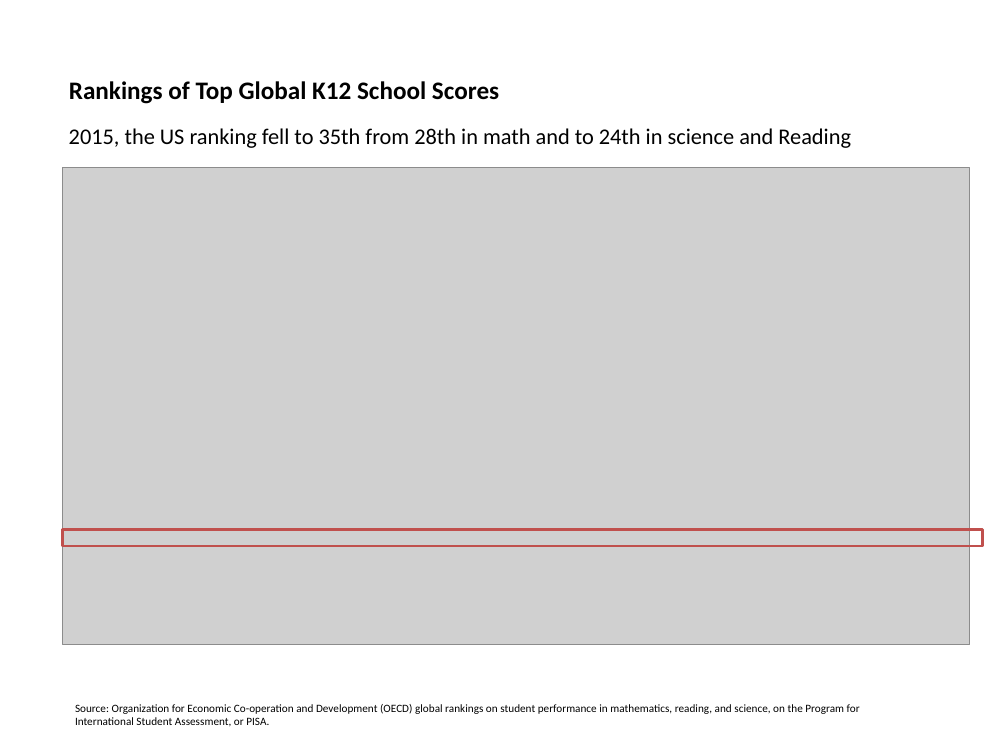
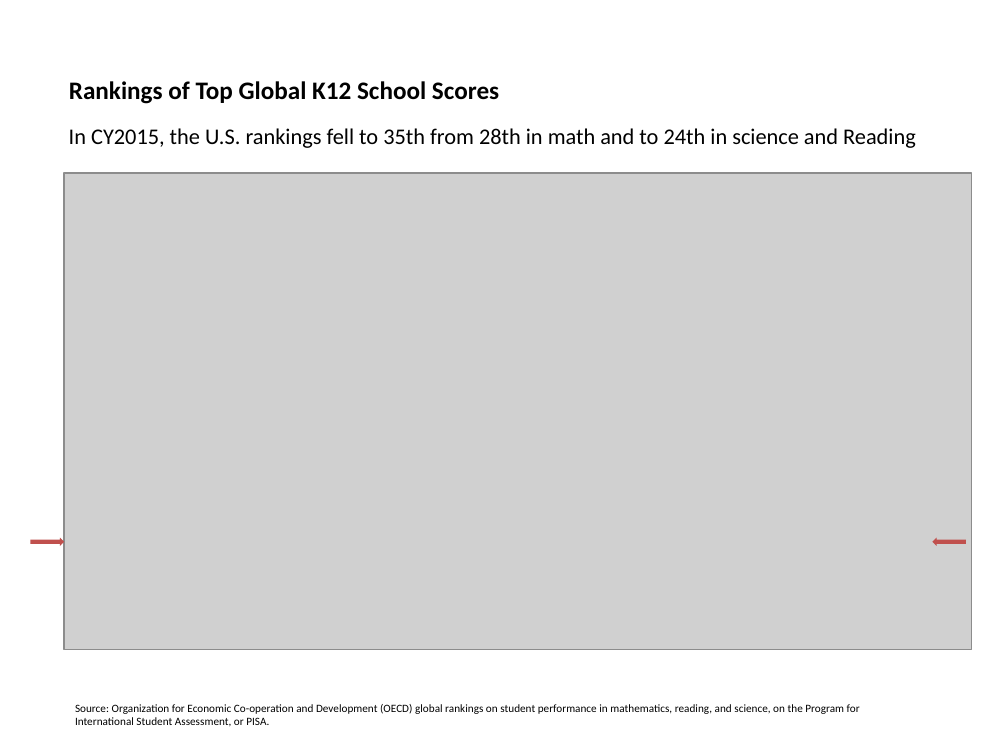
Before and after one commit to kadzema/InternationalSchoolsUS, a slide deck: slide 10 of PowerPoint/International_Schools_DRAFT 13122017.pptx (slide 9 before the commit). Drawn at 1008x756 pixels with LibreOffice and Linux fonts; fonts in the diff are those of the drawing; grey boxes stand for pictures. Boxes give left, top, right and bottom in pixels: in the first picture for what was removed or moved away, otherwise in the second. Text is boxed around its words. In the diff, an @@ line names an element or a change of style, - is before the commit and + after.

```diff
--- a/PowerPoint/International_Schools_DRAFT 13122017.pptx
+++ b/PowerPoint/International_Schools_DRAFT 13122017.pptx
@@ text at [69,128,916,148]: text changed @@
-2015, the US ranking fell to 35th from 28th in math and to 24th in science and Reading
+In CY2015, the U.S. rankings fell to 35th from 28th in math and to 24th in science and Reading
@@ picture: place and size @@
-picture at [62,168,970,645]
+picture at [65,173,972,650]
@@ right arrow added at [30,537,64,545], fill #C0504D @@
@@ rectangle removed at [62,529,983,546] @@
@@ right arrow added at [932,537,966,545], fill #C0504D @@
```
Also in this commit, not shown: 11 other slides changed, 2 other files.
